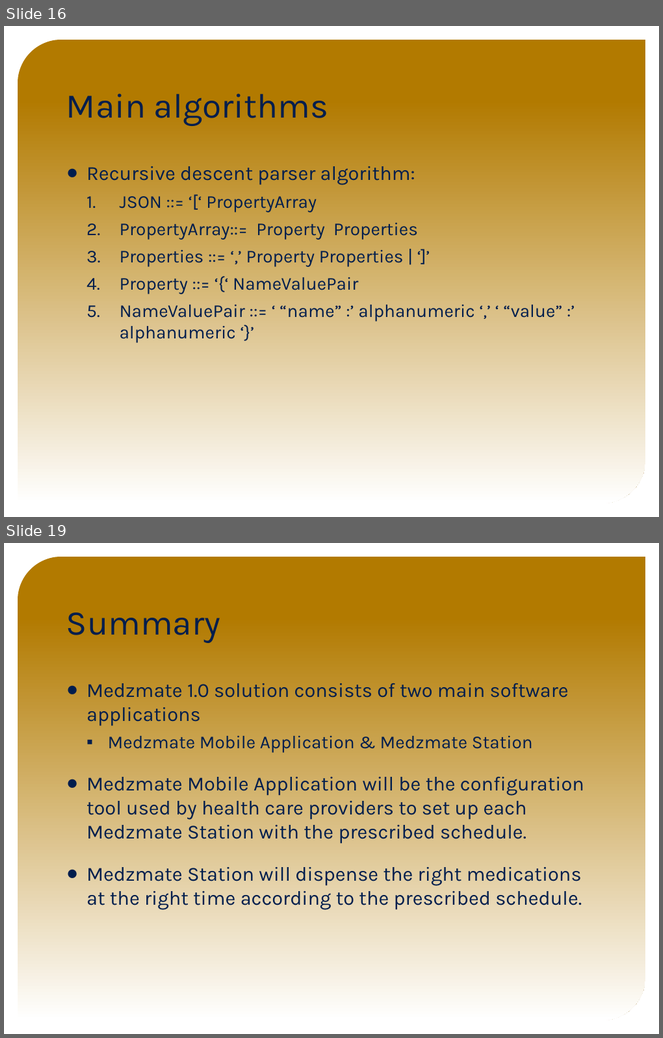
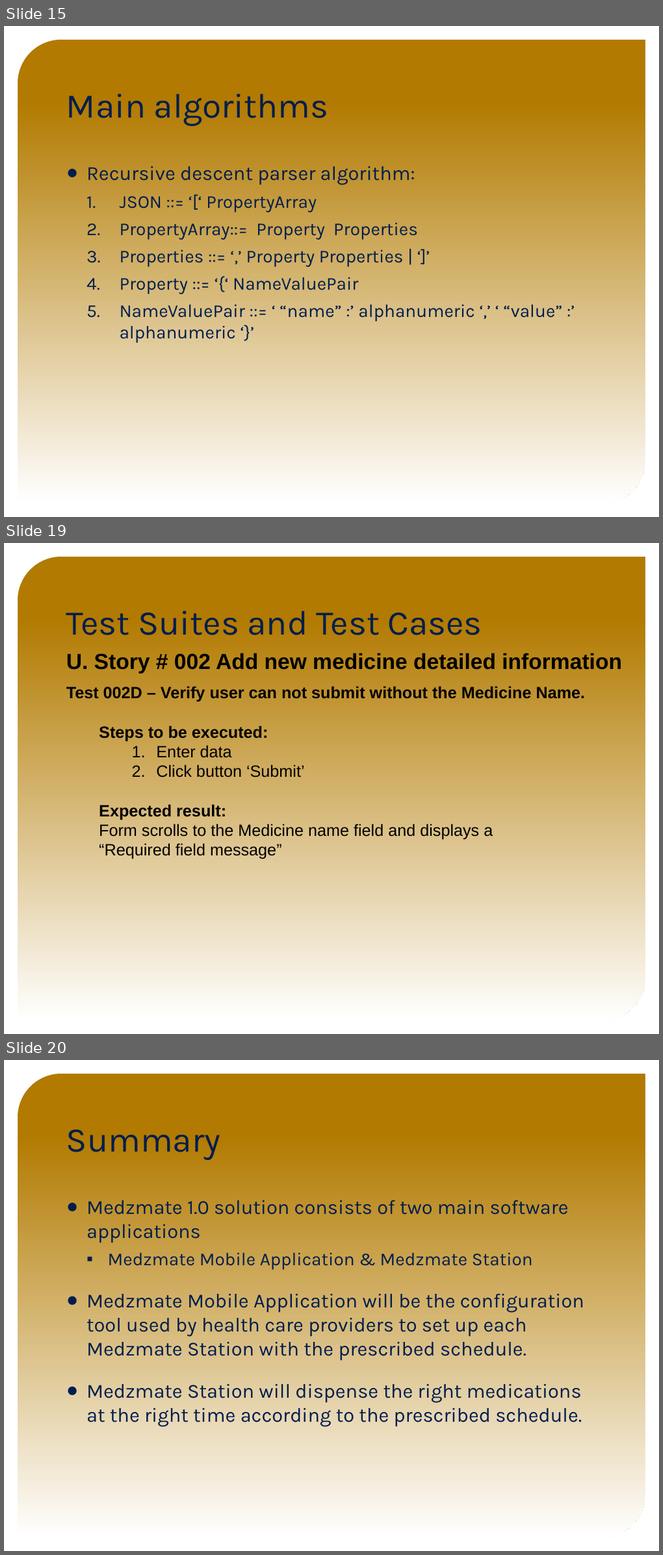
Before and after one commit to FIU-SCIS-Senior-Projects/Medzmate, a slide deck: Presentation Slides/pedro-montero-finalpresentation.pptx. Shown one above the other, each under a label of ours: slides 16 and 19 before the commit, slides 15, 19 and 20 after it; the slides between them are not shown. The pictures are 663x1038 and 663x1555 pixels, drawn with LibreOffice and Linux fonts; fonts in the diff are those of the drawing; background and template pictures are left out. Boxes give left, top, right and bottom in pixels: in the first picture for what was removed or moved away, otherwise in the second. Text is boxed around its words. In the diff, an @@ line names an element or a change of style, - is before the commit and + after.

```diff
--- a/Presentation Slides/pedro-montero-finalpresentation.pptx
+++ b/Presentation Slides/pedro-montero-finalpresentation.pptx
@@ slide 19 added at (4, 543, 659, 1034), background picture (left out); not listed: 1 template element that a slide beside it also shows @@
@@ title added at (66, 611, 482, 635), 38 pt, text #001D4D @@
+Test Suites and Test Cases
@@ text added at (66, 653, 622, 860), 18 pt, text #000000, bold @@
+U. Story # 002 Add new medicine detailed information
+Test 002D – Verify user can not submit without the Medicine Name.
+  Steps to be executed:
+    1. Enter data
+    2. Click button ‘Submit’
+  Expected result:
+  Form scrolls to the Medicine name field and displays a
+  “Required field message”
@@ what was slide 16 is now slide 15 @@
@@ what was slide 19 is now slide 20 @@
```
Also in this commit, not shown: 7 slides changed, 1 other slide added, 1 slide removed, 1 other file.
